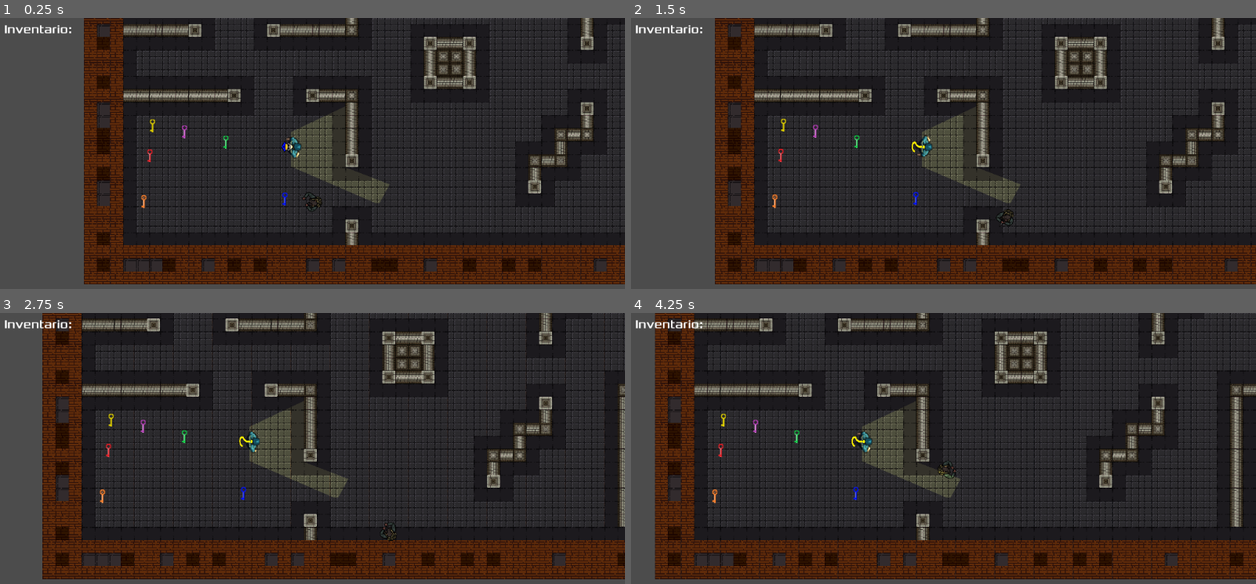
Above: before the commit, frames 1-4 (two rows, left to right).
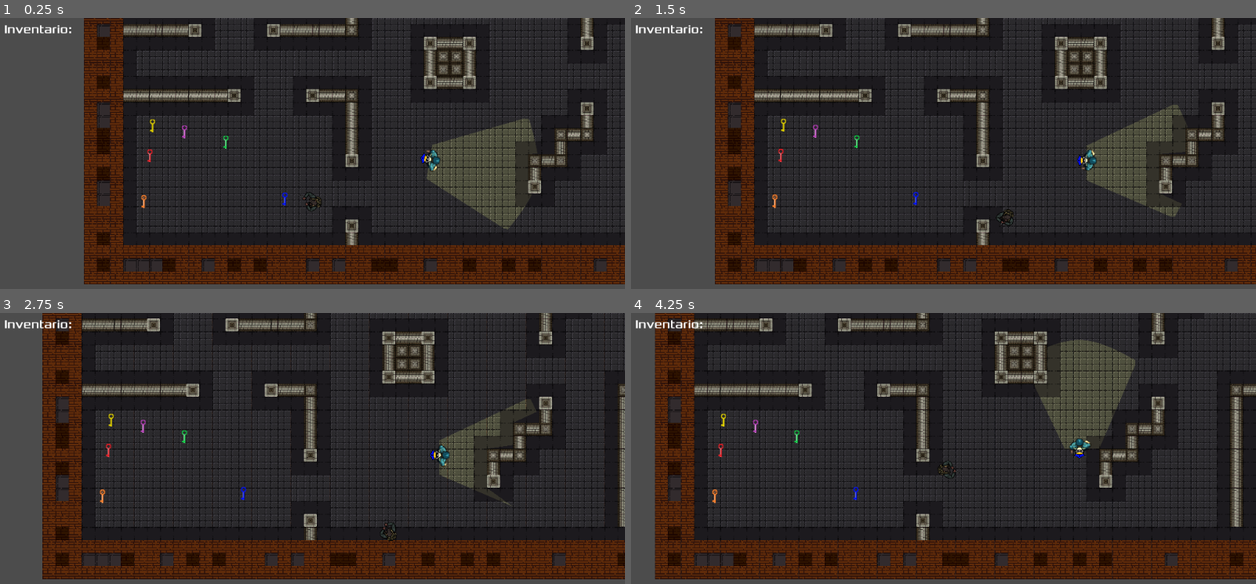
Above: after the commit, the same moments.

Repository: zanon005/RyansJailBreak
Game: Godot game, scene res://src/Main.tscn
Same seed, same stepped clock (60 frames per second), same inputs: the game is played once before the commit and once after it.
Inputs (mouse positions are in pixels of both pictures, inside the frame that each line leads up to):
- Up to frame 1 (0.25 s): no input
- Up to frame 2 (1.5 s): move the mouse to (1081, 183) at 0.52 s; hold D (right) 0.53-1.28 s; tap Space (attack) at 0.6, 1.35 s; move the mouse to (818, 218) at 1.27 s; hold Down (down) from 1.28 s (still down)
- Up to frame 3 (2.75 s): move the mouse to (375, 415) at 2.02 s; release Down (down) at 2.03 s; hold D (right) from 2.03 s (still down); tap Space (attack) at 2.1 s
- Up to frame 4 (4.25 s): move the mouse to (912, 570) at 2.77 s; release D (right) at 2.78 s; hold W (up) 2.78-3.53 s; tap Space (attack) at 2.85, 3.6 s; move the mouse to (1131, 551) at 3.52 s; hold A (left) from 3.53 s (still down)

The runs differ from the first frame. In frame 1, 5.1% of the frame differs, in the area x 45-86%, y 35-79%; in frame 2, 4.0%; in frame 3, 2.9%; in frame 4, 5.0%.

Commit message:
progresso inimigo v2, inventario finalizado

Diff:
--- a/src/Enemies/PolicialV2/PolicialV2.gd
+++ b/src/Enemies/PolicialV2/PolicialV2.gd
@@ -35,8 +35,6 @@
 var currentRoamingIndexPoint = 0;
 
 
-
-
 func _ready():
 	yield(get_tree(), "idle_frame")
 	var tree = get_tree()
@@ -46,24 +44,24 @@
 		player = tree.get_nodes_in_group("Player")[0]
 	if(tree.has_group('RoamingPoint')):
 		roamingPoints = tree.get_nodes_in_group("RoamingPoint")
-	currentState = STATE.ROAMING
-	emit_signal("state_changed", STATE.keys()[currentState])
+	_updateState(STATE.ROAMING)
+	pick_new_random_roaming_point()
 	animation.play("walk")
 
 
 func _physics_process(_delta):
 	if(player && currentState != STATE.DEAD):
 		lineOfSight.look_at(player.global_position)
-		_state_machine()
 		if(playerIsInFov):
 			check_if_player_is_in_visible_range()
+		_state_machine()
 		#print("PlayerSpoted?: ", (playerIsInFov && playerIsVisible) )
-		#generate_path_to(currentDestinationPos)
-		#navigate()
-		#move()
-	#print("CurrentState: '",
-	#	STATE.keys()[currentState],
-	#	"', GoingTo: [",currentRoamingIndexPoint,"] At: ",currentDestinationPos)
+		generate_path_to(currentPositionToGoTo)
+		navigate()
+		move()
+	print("CurrentState: '",
+		STATE.keys()[currentState],
+		"', GoingTo: [",currentRoamingIndexPoint,"] At: ",currentPositionToGoTo)
 
 func _state_machine():
 	match currentState:
@@ -71,27 +69,38 @@
 				#If is roaming and sees the player, then start chasing
 				if( (playerIsInFov && playerIsVisible) ):
 					_updateState(STATE.CHASING_PLAYER)
+					_chasePlayer()
 				else:
 					#Stays in the roaming mode
-					pass
+					#Check if reached current roaming point and if so get a new one
+					if(check_if_reached_current_roaming_point()):
+						pick_new_random_roaming_point()
 			STATE.CHASING_PLAYER:
 				#Keep chasing while player is detected
 				if( !(playerIsInFov && playerIsVisible) ):
 					_updateState(STATE.GOINGTO_LAST_KOWN_PLAYER_POS)
 				else:
-					pass
+					_chasePlayer()
 			STATE.GOINGTO_LAST_KOWN_PLAYER_POS:
 				#	Saw the player again, start chasing!
 				if( (playerIsInFov && playerIsVisible) ):
 					_updateState(STATE.CHASING_PLAYER)
+					_chasePlayer()
 				#	Lost vision of player, going to last place player was
 				# when last place is found, return to roaming
-				elif (global_position == currentPositionToGoTo):
+				elif (check_if_reached_current_roaming_point()):
 					_updateState(STATE.ROAMING)
+					pick_new_random_roaming_point()
+				else:
 					pass
 			STATE.DEAD:
 				# Rip
 				pass
+
+func _chasePlayer():
+	currentPositionToGoTo = player.global_position
+	#look_at(currentPositionToGoTo)
+	lastKnownPlayerPosition = currentPositionToGoTo
 
 func _updateState(newState):
 	currentState = newState
@@ -105,12 +114,14 @@
 		return true
 	return false
 
-func check_if_reached_current_destination() -> bool:
-	#return compare_position_with_aprox_range(global_position, currentDestinationPos)
-	return true
+func check_if_reached_current_roaming_point() -> bool:
+	if(global_position.distance_to(currentPositionToGoTo) < 5):
+		return true
+	else:
+		return false
 
 #Pega ponto aleatorio no mapa para ir que seja diferente do anterior
-func pick_random_roaming_point():
+func pick_new_random_roaming_point():
 	 #print("PontoAtual: [",currentRoamingIndexPoint,"]", currentDestinationPos)
 	var newIndexRoamingPoint = randi() % len(roamingPoints)
 	while(newIndexRoamingPoint == currentRoamingIndexPoint):
@@ -127,8 +138,8 @@
 func navigate(): #Defines the next position the enemy must moove
 	if(currentPath.size() > 1):
 		velocity = global_position.direction_to(currentPath[1]) * run_speed
-		if(currentState != STATE.CHASING_PLAYER):
-			look_at(currentPath[1])
+		#if(currentState != STATE.CHASING_PLAYER):
+		look_at(currentPath[1])
 		#	If the current global position is equal to current path point
 		# then pop this point that is already visited
 		if(compare_position_with_aprox_range(currentPath[0], global_position, 1)):
--- a/src/Levels/Level1/Level1_V2.tscn
+++ b/src/Levels/Level1/Level1_V2.tscn
@@ -15,101 +15,101 @@
 [ext_resource path="res://Sprites/TileMap/chao-parede-externas-64_v2.png" type="Texture" id=14]
 [ext_resource path="res://src/Enemies/PolicialV2/PolicialV2.tscn" type="PackedScene" id=17]
 
-[sub_resource type="OccluderPolygon2D" id=18]
-polygon = PoolVector2Array( 0, 0, 64, 0, 64, 64, 0, 64 )
-
-[sub_resource type="ConvexPolygonShape2D" id=1]
+[sub_resource type="OccluderPolygon2D" id=1]
+polygon = PoolVector2Array( 0, 0, 64, 0, 64, 64, 0, 64 )
+
+[sub_resource type="ConvexPolygonShape2D" id=2]
 points = PoolVector2Array( 0, 0, 64, 0, 64, 64, 0, 64 )
 
-[sub_resource type="OccluderPolygon2D" id=19]
-polygon = PoolVector2Array( 0, 0, 64, 0, 64, 64, 0, 64 )
-
-[sub_resource type="ConvexPolygonShape2D" id=2]
-points = PoolVector2Array( 64, 64, 0, 64, 0, 0, 64, 0 )
-
-[sub_resource type="OccluderPolygon2D" id=20]
-polygon = PoolVector2Array( 0, 0, 64, 0, 64, 64, 0, 64 )
-
-[sub_resource type="ConvexPolygonShape2D" id=3]
-points = PoolVector2Array( 64, 64, 0, 64, 0, 0, 64, 0 )
-
-[sub_resource type="OccluderPolygon2D" id=21]
+[sub_resource type="OccluderPolygon2D" id=3]
 polygon = PoolVector2Array( 0, 0, 64, 0, 64, 64, 0, 64 )
 
 [sub_resource type="ConvexPolygonShape2D" id=4]
 points = PoolVector2Array( 64, 64, 0, 64, 0, 0, 64, 0 )
 
-[sub_resource type="OccluderPolygon2D" id=30]
-polygon = PoolVector2Array( 0, 0, 64, 0, 64, 64, 0, 64 )
-
-[sub_resource type="OccluderPolygon2D" id=31]
-polygon = PoolVector2Array( 0, 0, 64, 0, 64, 64, 0, 64 )
-
-[sub_resource type="OccluderPolygon2D" id=32]
-polygon = PoolVector2Array( 0, 0, 64, 0, 64, 64, 0, 64 )
-
-[sub_resource type="ConvexPolygonShape2D" id=5]
-points = PoolVector2Array( 64, 64, 0, 64, 0, 0, 64, 0 )
+[sub_resource type="OccluderPolygon2D" id=5]
+polygon = PoolVector2Array( 0, 0, 64, 0, 64, 64, 0, 64 )
 
 [sub_resource type="ConvexPolygonShape2D" id=6]
 points = PoolVector2Array( 64, 64, 0, 64, 0, 0, 64, 0 )
 
-[sub_resource type="ConvexPolygonShape2D" id=7]
-points = PoolVector2Array( 64, 64, 0, 64, 0, 0, 64, 0 )
-
-[sub_resource type="NavigationPolygon" id=8]
+[sub_resource type="OccluderPolygon2D" id=7]
+polygon = PoolVector2Array( 0, 0, 64, 0, 64, 64, 0, 64 )
+
+[sub_resource type="ConvexPolygonShape2D" id=8]
+points = PoolVector2Array( 64, 64, 0, 64, 0, 0, 64, 0 )
+
+[sub_resource type="OccluderPolygon2D" id=9]
+polygon = PoolVector2Array( 0, 0, 64, 0, 64, 64, 0, 64 )
+
+[sub_resource type="OccluderPolygon2D" id=10]
+polygon = PoolVector2Array( 0, 0, 64, 0, 64, 64, 0, 64 )
+
+[sub_resource type="OccluderPolygon2D" id=11]
+polygon = PoolVector2Array( 0, 0, 64, 0, 64, 64, 0, 64 )
+
+[sub_resource type="ConvexPolygonShape2D" id=12]
+points = PoolVector2Array( 64, 64, 0, 64, 0, 0, 64, 0 )
+
+[sub_resource type="ConvexPolygonShape2D" id=13]
+points = PoolVector2Array( 64, 64, 0, 64, 0, 0, 64, 0 )
+
+[sub_resource type="ConvexPolygonShape2D" id=14]
+points = PoolVector2Array( 64, 64, 0, 64, 0, 0, 64, 0 )
+
+[sub_resource type="NavigationPolygon" id=15]
 vertices = PoolVector2Array( 64, 64, 0, 64, 0, 0, 64, 0 )
 polygons = [ PoolIntArray( 0, 1, 2, 3 ) ]
 
+[sub_resource type="OccluderPolygon2D" id=16]
+polygon = PoolVector2Array( 0, 0, 64, 0, 64, 64, 0, 64 )
+
+[sub_resource type="ConvexPolygonShape2D" id=17]
+points = PoolVector2Array( 64, 64, 0, 64, 0, 0, 64, 0 )
+
+[sub_resource type="OccluderPolygon2D" id=18]
+polygon = PoolVector2Array( 0, 0, 64, 0, 64, 64, 0, 64 )
+
+[sub_resource type="ConvexPolygonShape2D" id=19]
+points = PoolVector2Array( 64, 64, 0, 64, 0, 0, 64, 0 )
+
+[sub_resource type="OccluderPolygon2D" id=20]
+polygon = PoolVector2Array( 0, 0, 64, 0, 64, 64, 0, 64 )
+
+[sub_resource type="ConvexPolygonShape2D" id=21]
+points = PoolVector2Array( 64, 64, 0, 64, 0, 0, 64, 0 )
+
 [sub_resource type="OccluderPolygon2D" id=22]
 polygon = PoolVector2Array( 0, 0, 64, 0, 64, 64, 0, 64 )
 
-[sub_resource type="ConvexPolygonShape2D" id=9]
-points = PoolVector2Array( 64, 64, 0, 64, 0, 0, 64, 0 )
-
-[sub_resource type="OccluderPolygon2D" id=23]
-polygon = PoolVector2Array( 0, 0, 64, 0, 64, 64, 0, 64 )
-
-[sub_resource type="ConvexPolygonShape2D" id=10]
+[sub_resource type="ConvexPolygonShape2D" id=23]
 points = PoolVector2Array( 64, 64, 0, 64, 0, 0, 64, 0 )
 
 [sub_resource type="OccluderPolygon2D" id=24]
 polygon = PoolVector2Array( 0, 0, 64, 0, 64, 64, 0, 64 )
 
-[sub_resource type="ConvexPolygonShape2D" id=11]
-points = PoolVector2Array( 64, 64, 0, 64, 0, 0, 64, 0 )
-
-[sub_resource type="OccluderPolygon2D" id=25]
-polygon = PoolVector2Array( 0, 0, 64, 0, 64, 64, 0, 64 )
-
-[sub_resource type="ConvexPolygonShape2D" id=12]
+[sub_resource type="ConvexPolygonShape2D" id=25]
 points = PoolVector2Array( 64, 64, 0, 64, 0, 0, 64, 0 )
 
 [sub_resource type="OccluderPolygon2D" id=26]
 polygon = PoolVector2Array( 0, 0, 64, 0, 64, 64, 0, 64 )
 
-[sub_resource type="ConvexPolygonShape2D" id=13]
-points = PoolVector2Array( 64, 64, 0, 64, 0, 0, 64, 0 )
-
-[sub_resource type="OccluderPolygon2D" id=27]
-polygon = PoolVector2Array( 0, 0, 64, 0, 64, 64, 0, 64 )
-
-[sub_resource type="ConvexPolygonShape2D" id=14]
+[sub_resource type="ConvexPolygonShape2D" id=27]
 points = PoolVector2Array( 64, 64, 0, 64, 0, 0, 64, 0 )
 
 [sub_resource type="OccluderPolygon2D" id=28]
 polygon = PoolVector2Array( 0, 0, 64, 0, 64, 64, 0, 64 )
 
-[sub_resource type="ConvexPolygonShape2D" id=15]
-points = PoolVector2Array( 64, 64, 0, 64, 0, 0, 64, 0 )
-
-[sub_resource type="OccluderPolygon2D" id=29]
-polygon = PoolVector2Array( 0, 0, 64, 0, 64, 64, 0, 64 )
-
-[sub_resource type="ConvexPolygonShape2D" id=16]
-points = PoolVector2Array( 64, 64, 0, 64, 0, 0, 64, 0 )
-
-[sub_resource type="TileSet" id=17]
+[sub_resource type="ConvexPolygonShape2D" id=29]
+points = PoolVector2Array( 64, 64, 0, 64, 0, 0, 64, 0 )
+
+[sub_resource type="OccluderPolygon2D" id=30]
+polygon = PoolVector2Array( 0, 0, 64, 0, 64, 64, 0, 64 )
+
+[sub_resource type="ConvexPolygonShape2D" id=31]
+points = PoolVector2Array( 64, 64, 0, 64, 0, 0, 64, 0 )
+
+[sub_resource type="TileSet" id=32]
 0/name = "paredes-internas-64_v2.png 0"
 0/texture = ExtResource( 13 )
 0/tex_offset = Vector2( 0, 0 )
@@ -489,9 +489,9 @@
 [node name="Enemies" type="Node" parent="."]
 
 [node name="Policial2" parent="Enemies" instance=ExtResource( 17 )]
-position = Vector2( 832.222, 1564.89 )
+position = Vector2( 1489.09, 1624.22 )
 scale = Vector2( 0.55, 0.55 )
-run_speed = 0
+run_speed = 100
 
 [node name="Doors" type="Node" parent="."]
 
--- a/src/Player/Player.tscn
+++ b/src/Player/Player.tscn
@@ -98,14 +98,14 @@
 "name": "idle",
 "speed": 5.0
 }, {
+"frames": [ ExtResource( 65 ), ExtResource( 67 ), ExtResource( 69 ), ExtResource( 66 ), ExtResource( 64 ), ExtResource( 70 ), ExtResource( 72 ), ExtResource( 75 ), ExtResource( 71 ), ExtResource( 74 ), ExtResource( 68 ), ExtResource( 73 ), ExtResource( 32 ), ExtResource( 28 ), ExtResource( 56 ) ],
+"loop": false,
+"name": "attack",
+"speed": 5.0
+}, {
 "frames": [ ExtResource( 24 ), ExtResource( 33 ), ExtResource( 55 ), ExtResource( 45 ), ExtResource( 39 ), ExtResource( …(274 unchanged characters)…
 "loop": true,
 "name": "walk",
-"speed": 5.0
-}, {
-"frames": [ ExtResource( 65 ), ExtResource( 67 ), ExtResource( 69 ), ExtResource( 66 ), ExtResource( 64 ), ExtResource( 70 ), ExtResource( 72 ), ExtResource( 75 ), ExtResource( 71 ), ExtResource( 74 ), ExtResource( 68 ), ExtResource( 73 ), ExtResource( 32 ), ExtResource( 28 ), ExtResource( 56 ) ],
-"loop": false,
-"name": "attack",
 "speed": 5.0
 } ]
 
@@ -278,7 +278,7 @@
 [node name="BodyAnimation" type="AnimatedSprite" parent="."]
 frames = SubResource( 2 )
 animation = "idle"
-frame = 1
+frame = 17
 speed_scale = 6.0
 playing = true
 
Binary file removed: Sprites/tilemap/chao64.jpg
Not shown: 16 places in src/Levels/Level1/Level1_V2.tscn that only renumber resources
